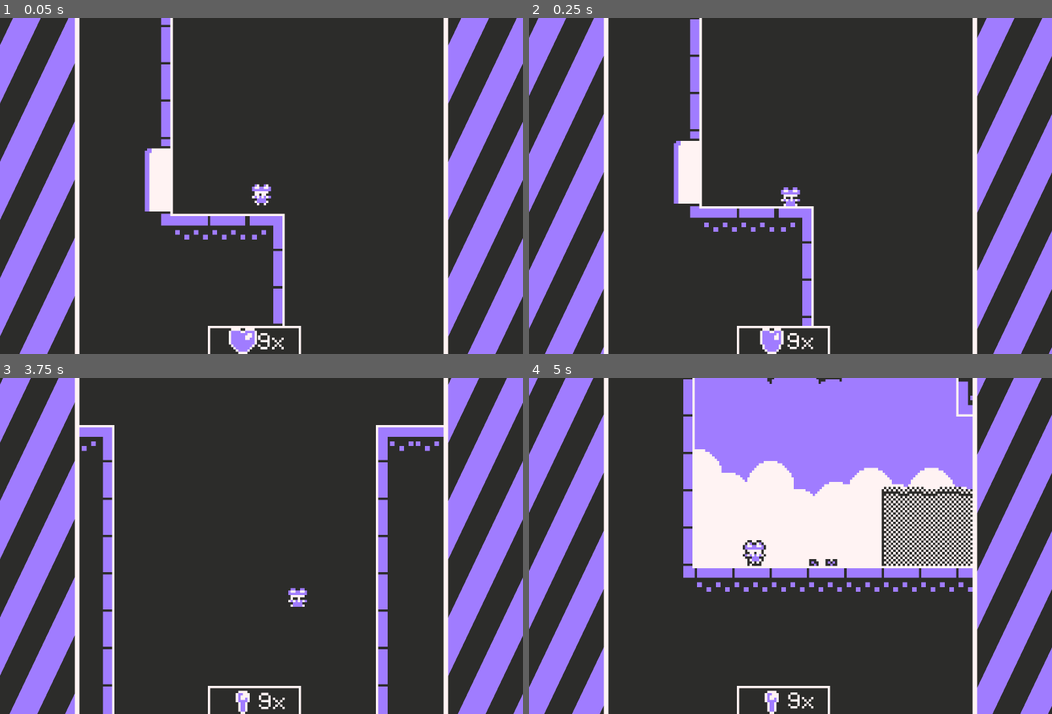
Above: before the commit, frames 1-4 (two rows, left to right).
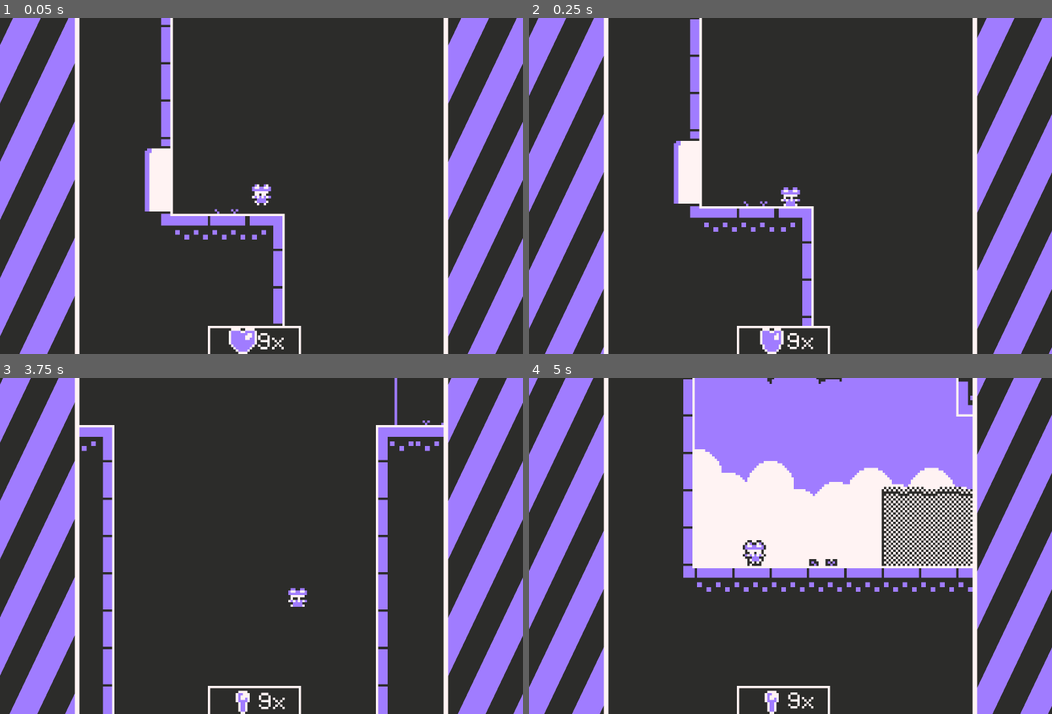
Above: after the commit, the same moments.

Repository: zzz475-idk/teen-jam
Game: Godot game, scene res://scenes/map_5.tscn
The game is run twice, just before and just after one commit, with the same random seed, the same clock (stepped at 60 frames per second) and the same inputs. This scene is started directly instead of the project's main scene.
Inputs:
- Up to frame 1 (0.05 s): no input
- Up to frame 2 (0.25 s): no input
- Up to frame 3 (3.75 s): hold Right (ui_right) 0.53-2.03 s; tap X (x) every 0.75 s from 0.6 to 3.6 s; tap Up (ui_up) at 0.77, 1.52, 3.02 s; hold Left (ui_left) 2.03-2.78 s; hold Right (ui_right) from 2.78 s (still down)
- Up to frame 4 (5 s): tap Up (ui_up) at 3.77, 4.52 s; release Right (ui_right) at 4.28 s; hold Left (ui_left) from 4.28 s (still down); tap X (x) at 4.35 s

The runs differ from the first frame. In frame 1, less than 0.1% of the frame differs, in the area x 41-46%, y 56-59%; in frame 2, less than 0.1%; in frame 3, 0.1%, in the area x 75-85%, y 0-15%; in frame 4, nothing differs.

Commit message:
map5 fully finished

Diff:
--- a/scenes/intro.tscn
+++ b/scenes/intro.tscn
@@ -14,7 +14,7 @@
 func _ready() -> void:
 	Input.set_mouse_mode(Input.MOUSE_MODE_HIDDEN);
 	await(get_tree().create_timer(5).timeout);
-	label.text = \"guide the little!\";
+	label.text = \"guide the little guy!\";
 	animation_player.play(\"intro\")
 	await(get_tree().create_timer(3).timeout);
 	Transition.transition(Transition.MAIN_MENU);
--- a/scenes/map_1.tscn
+++ b/scenes/map_1.tscn
@@ -5,6 +5,8 @@
 [ext_resource type="PackedScene" uid="uid://do8d8ctxfyora" path="res://scenes/player.tscn" id="2_7xies"]
 [ext_resource type="Texture2D" uid="uid://cbj05r1bitjk4" path="res://sprites/controlls.png" id="4_0dnla"]
 [ext_resource type="PackedScene" uid="uid://dgu61lyyq8qqk" path="res://scenes/exit.tscn" id="4_00lji"]
+[ext_resource type="Shader" uid="uid://2e2xv3ygb6wm" path="res://shaders/text.gdshader" id="6_nfx0i"]
+[ext_resource type="FontFile" uid="uid://ba2s46rel4apw" path="res://monogram.ttf" id="7_gbsvo"]
 
 [sub_resource type="TileSetAtlasSource" id="TileSetAtlasSource_7xies"]
 texture = ExtResource("1_87ub3")
@@ -83,25 +85,43 @@
 physics_layer_0/collision_layer = 1
 sources/0 = SubResource("TileSetAtlasSource_7xies")
 
+[sub_resource type="ShaderMaterial" id="ShaderMaterial_yf5fn"]
+shader = ExtResource("6_nfx0i")
+shader_parameter/jitter_strength = 1.0000000475
+shader_parameter/jitter_speed = 0.10000000149012
+shader_parameter/jitter_frequency = 6.000000281740119
+shader_parameter/separate_xy = true
+shader_parameter/time_offset = 0.0
+shader_parameter/enable_rotation = false
+shader_parameter/rotation_strength = 5.0
+shader_parameter/rotation_speed = 3.0
+shader_parameter/rotation_frequency = 4.0
+shader_parameter/enable_scaling = false
+shader_parameter/scale_strength = 0.1
+shader_parameter/scale_speed = 2.5
+shader_parameter/scale_frequency = 6.0
+shader_parameter/base_scale = 1.0
+shader_parameter/text_color = Color(1, 0.9529412, 0.9529412, 1)
+shader_parameter/use_custom_color = true
+shader_parameter/shake_intensity = 0.5
+shader_parameter/enable_pixelation = true
+shader_parameter/pixel_size = 1.0
+shader_parameter/adaptive_pixels = true
+shader_parameter/enable_outline = true
+shader_parameter/outline_color = Color(0, 0, 0, 1)
+shader_parameter/outline_thickness = 1.0
+shader_parameter/chromatic_aberration = false
+shader_parameter/aberration_strength = 1.0
+
+[sub_resource type="LabelSettings" id="LabelSettings_g4v7s"]
+font = ExtResource("7_gbsvo")
+font_size = 10
+font_color = Color(1, 0.9529412, 0.9529412, 1)
+
 [node name="map1" type="TileMapLayer" unique_id=553868582]
 tile_map_data = PackedByteArray("AAD+/wIAAAAAAAYAAAD//wIAAAABAAYAAAAAAAIAAAAAAAYAAAABAAIAAAABAAYAAAACAAIAAAACAAYAAAD9/w …(240 unchanged characters)…
 tile_set = SubResource("TileSet_g4v7s")
 script = ExtResource("2_0dnla")
-
-[node name="background" type="ColorRect" parent="." unique_id=603984213]
-show_behind_parent = true
-anchors_preset = 8
-anchor_left = 0.5
-anchor_top = 0.5
-anchor_right = 0.5
-anchor_bottom = 0.5
-offset_left = -160.0
-offset_top = -146.0
-offset_right = 160.0
-offset_bottom = 142.0
-grow_horizontal = 2
-grow_vertical = 2
-color = Color(0.17254902, 0.17254902, 0.16470589, 1)
 
 [node name="exit" parent="." unique_id=1970883660 instance=ExtResource("4_00lji")]
 position = Vector2(40, 16)
@@ -113,5 +133,16 @@
 position = Vector2(-8, -8)
 texture = ExtResource("4_0dnla")
 
+[node name="Label" type="Label" parent="." unique_id=419247736]
+material = SubResource("ShaderMaterial_yf5fn")
+offset_left = 3.0
+offset_top = -22.0
+offset_right = 51.0
+offset_bottom = 1.0
+text = "<- controls"
+label_settings = SubResource("LabelSettings_g4v7s")
+horizontal_alignment = 1
+vertical_alignment = 1
+
 [connection signal="body_entered" from="exit" to="." method="_on_exit_body_entered"]
 [connection signal="body_entered" from="exit" to="exit" method="_on_body_entered"]
--- a/scenes/map_5.tscn
+++ b/scenes/map_5.tscn
@@ -102,6 +102,8 @@
 9:4/0/physics_layer_0/polygon_0/points = PackedVector2Array(-8, -8, 8, -8, 8, 8, -8, 8)
 8:4/0 = 0
 8:4/0/physics_layer_0/polygon_0/points = PackedVector2Array(-8, -8, 8, -8, 8, 8, -8, 8)
+7:0/0 = 0
+7:1/0 = 0
 
 [sub_resource type="TileSet" id="TileSet_g4v7s"]
 physics_layer_0/collision_layer = 1
@@ -120,7 +122,7 @@
 	if (buttons_pressed >= 2):
 		if (all_buttons_are_pressed == false):
 			all_buttons_are_pressed = true;
-			player.camera_juice(1.05, 1.05, 1);
+			player.camera_juice(1.3, 1.3, 1);
 			player.can_move = false;
 			player.velocity = Vector2(0, 0);
 			await(get_tree().create_timer(1).timeout);
@@ -202,6 +204,8 @@
 9:8/0 = 0
 10:8/0 = 0
 11:8/0 = 0
+7:1/0 = 0
+7:0/0 = 0
 
 [sub_resource type="TileSet" id="TileSet_yf5fn"]
 sources/0 = SubResource("TileSetAtlasSource_rutqx")
@@ -227,7 +231,7 @@
 script = SubResource("GDScript_jeisp")
 
 [node name="enviroment" type="TileMapLayer" parent="." unique_id=751454941]
-tile_map_data = PackedByteArray("AAD9////AAAAAAMAAAD9/wAAAAA …(687 unchanged characters)… AGAAYAACAFAAgAAAAFAAYAAAAGAAgAAAAGAAYAAAA=")
+tile_map_data = PackedByteArray("AAD9////AAAAAAMAAAD9/wAAAAA …(687 unchanged characters)… AGAAYAACAFAAgAAAAFAAYAAAAGAAgAAAAGAAYAAAD2/+z/AAALAAYAAAAAAOz/AAALAAYAABAFAOz/AAALAAYAABD//+v/AAAKAAUAAAD//+z/AAAKAAYAAAA=")
 tile_set = SubResource("TileSet_yf5fn")
 
 [node name="black" type="ColorRect" parent="." unique_id=809160809]
--- a/scenes/player.tscn
+++ b/scenes/player.tscn
@@ -26,7 +26,6 @@
 [ext_resource type="Shader" uid="uid://2e2xv3ygb6wm" path="res://shaders/text.gdshader" id="24_ke2ow"]
 [ext_resource type="FontFile" uid="uid://ba2s46rel4apw" path="res://monogram.ttf" id="24_l71n6"]
 [ext_resource type="AudioStream" uid="uid://cuodmquwwn8k0" path="res://sounds/meow.wav" id="26_ujl30"]
-[ext_resource type="AudioStream" uid="uid://di61dyfcmooto" path="res://sounds/dead.wav" id="27_31cv2"]
 
 [sub_resource type="SpriteFrames" id="SpriteFrames_g4v7s"]
 animations = [{
@@ -210,7 +209,7 @@
 position = Vector2(0, 4)
 sprite_frames = SubResource("SpriteFrames_g4v7s")
 animation = &"death"
-frame_progress = 0.0033825715
+frame_progress = 0.29676214
 offset = Vector2(0, -4)
 
 [node name="CollisionShape2D" type="CollisionShape2D" parent="." unique_id=2111783949]
@@ -258,7 +257,7 @@
 position = Vector2(104, 138)
 sprite_frames = SubResource("SpriteFrames_yf5fn")
 autoplay = "default"
-frame_progress = 0.2637896
+frame_progress = 0.20393561
 
 [node name="hp amount" type="Label" parent="ui/hearth" unique_id=548588387]
 material = SubResource("ShaderMaterial_ujl30")
@@ -275,7 +274,6 @@
 max_distance = 4096.0
 
 [node name="dead player" type="AudioStreamPlayer2D" parent="." unique_id=1332209630]
-stream = ExtResource("27_31cv2")
 max_distance = 4096.0
 
 [connection signal="timeout" from="jump buffer timer" to="." method="_on_jump_buffer_timer_timeout"]
--- a/scripts/player.gd
+++ b/scripts/player.gd
@@ -92,7 +92,7 @@
 		dead = true;
 
 		dead_player.play();
-		MusicPlayer.volume_db = -7
+		MusicPlayer.volume_db = -2
 
 		var tween: Tween = create_tween();
 		tween.set_ease(Tween.EASE_IN_OUT);
Binary file changed: sprites/controlls.png
Binary file changed: sprites/tileset.png
